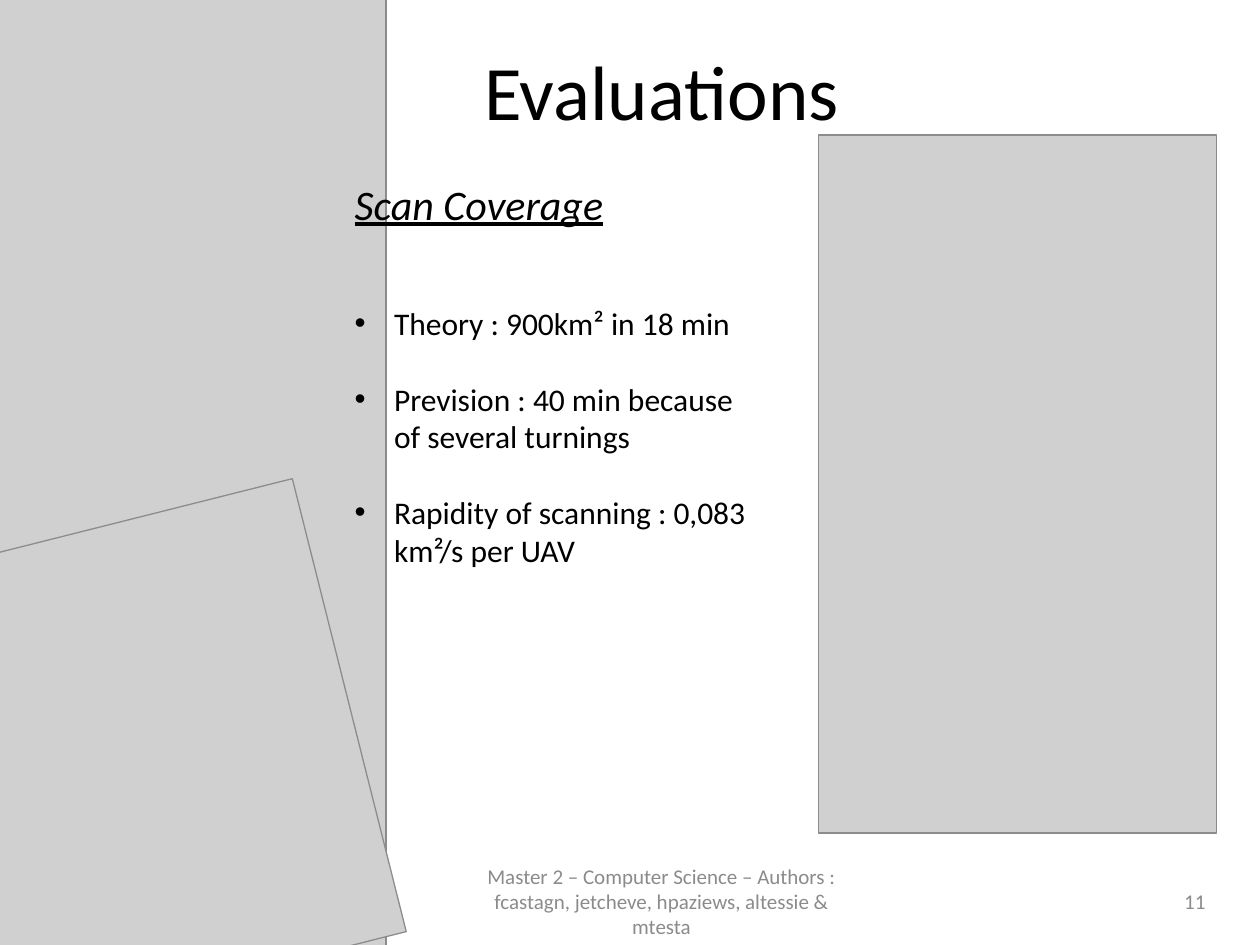
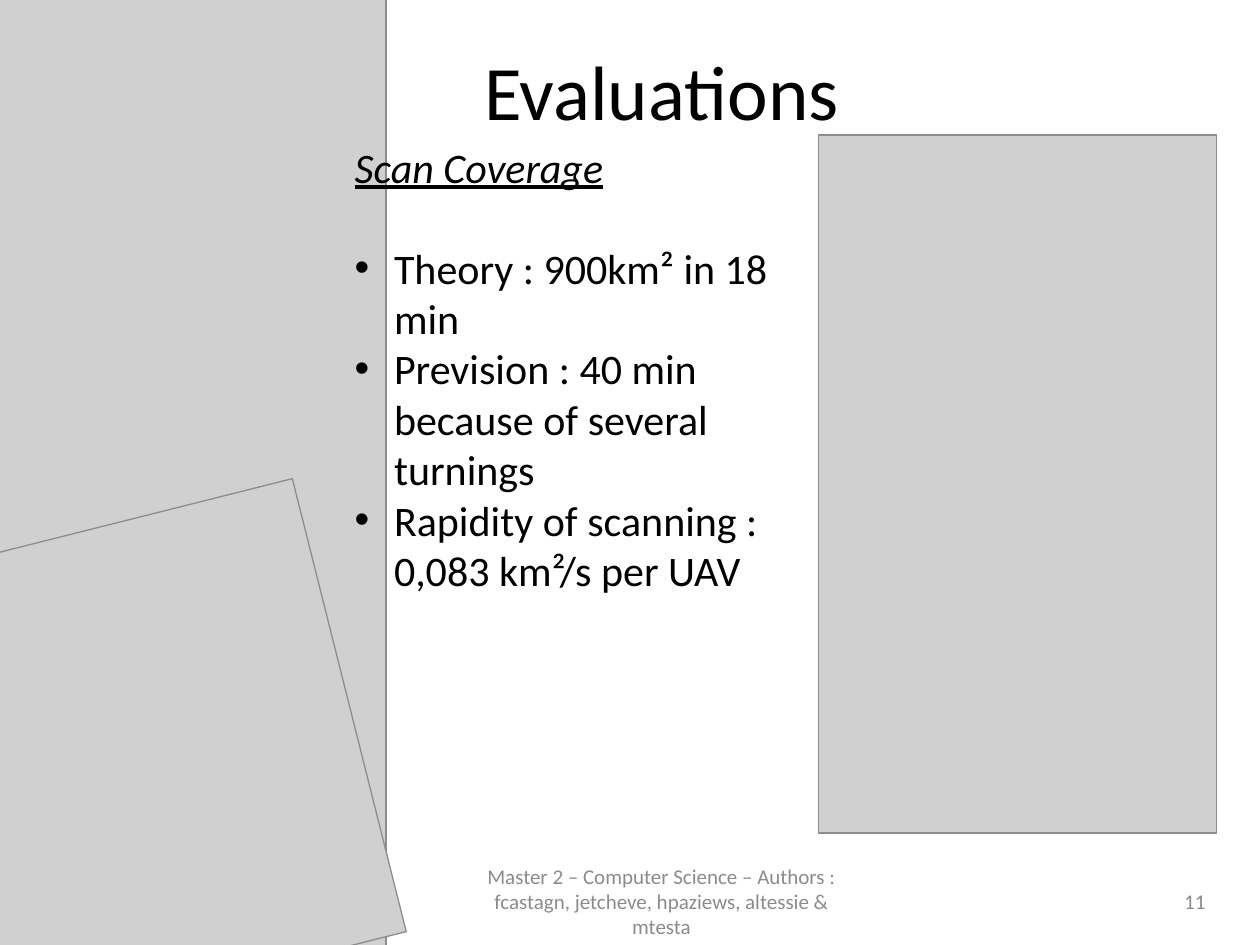
Before and after one commit to jetcheve/M2_PER_MMUAVGRA, a slide deck: slide 11 of ressources/docs/debriefing/debrief02/PresentationPER.pptx. Drawn at 1260x945 pixels with LibreOffice and Linux fonts; fonts in the diff are those of the drawing; grey boxes stand for pictures; background and template pictures are left out. Boxes give left, top, right and bottom in pixels: in the first picture for what was removed or moved away, otherwise in the second. Text is boxed around its words. In the diff, an @@ line names an element or a change of style, - is before the commit and + after.

```diff
--- a/ressources/docs/debriefing/debrief02/PresentationPER.pptx
+++ b/ressources/docs/debriefing/debrief02/PresentationPER.pptx
@@ text "Scan Coverage": place and size @@
-text "Scan Coverage" at [355,185,746,567]
+text "Scan Coverage" at [355,148,768,593]
@@ text at [394,251,768,593]: size 18 to 24 pt in "Theory : 900km² in 18 min", "Prevision : 40 min because of several ...", "Rapidity of scanning : 0,083 km²/s per ..." @@
```
Also in this commit, not shown: 6 other slides changed, 1 other file.
